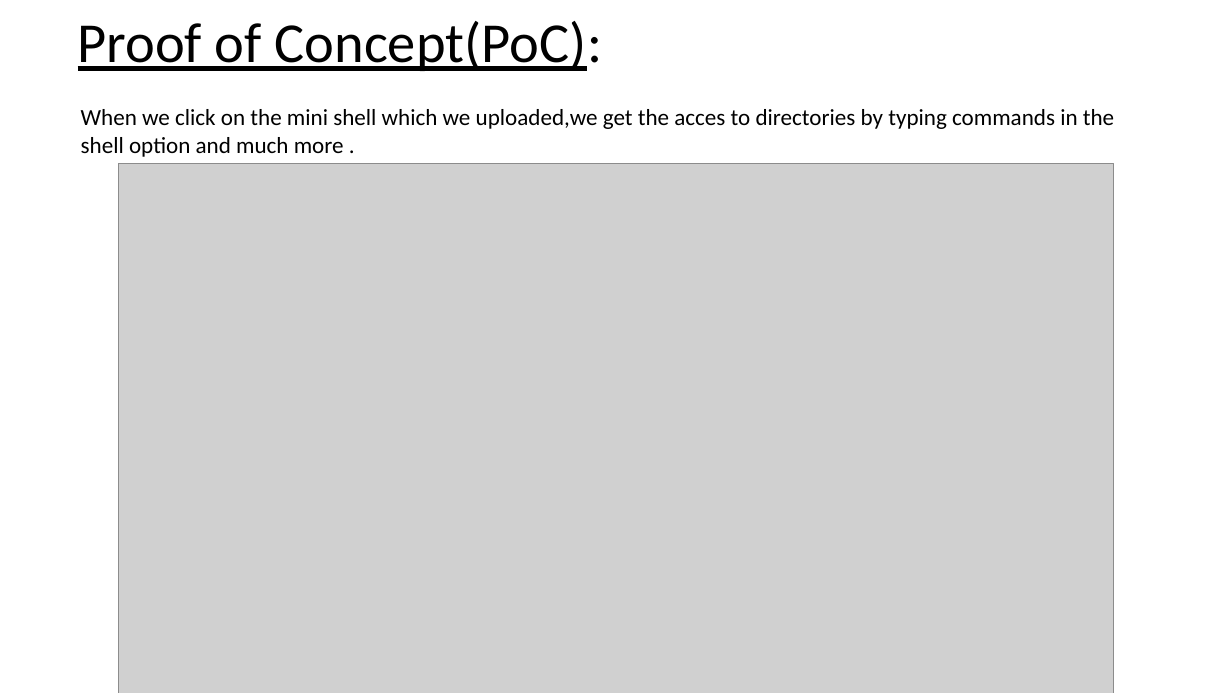
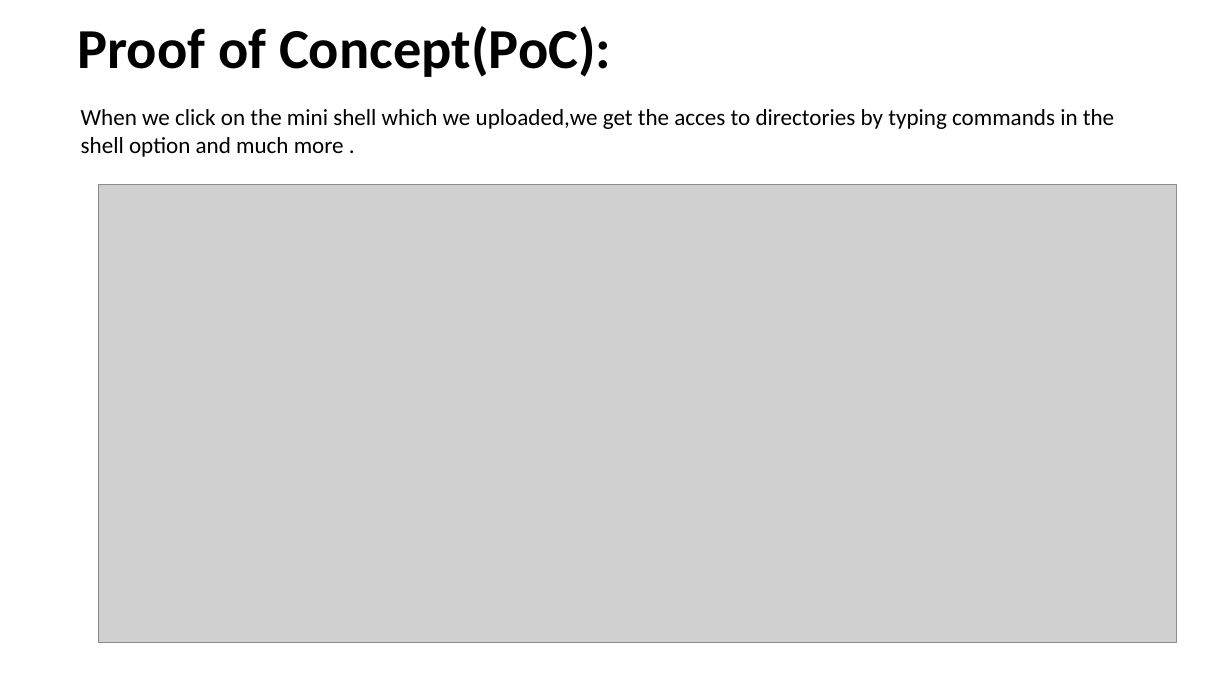
Before and after one commit to RocktimRajkumar/CEH-hack-a-thon, a slide deck: slide 16 of reports/Lifestyle Store/LifeStyle Store Application Reports.pptx. Drawn at 1232x693 pixels with LibreOffice and Linux fonts; fonts in the diff are those of the drawing; grey boxes stand for pictures. Boxes give left, top, right and bottom in pixels: in the first picture for what was removed or moved away, otherwise in the second. Text is boxed around its words. In the diff, an @@ line names an element or a change of style, - is before the commit and + after.

```diff
--- a/reports/Lifestyle Store/LifeStyle Store Application Reports.pptx
+++ b/reports/Lifestyle Store/LifeStyle Store Application Reports.pptx
@@ title "Proof of Concept(PoC):" at [78, 26, 611, 77]: bold on, underline off @@
@@ picture: place and size @@
-picture at [118, 164, 1115, 693]
+picture at [98, 185, 1177, 643]
```
Also in this commit, not shown: 5 other slides changed.
